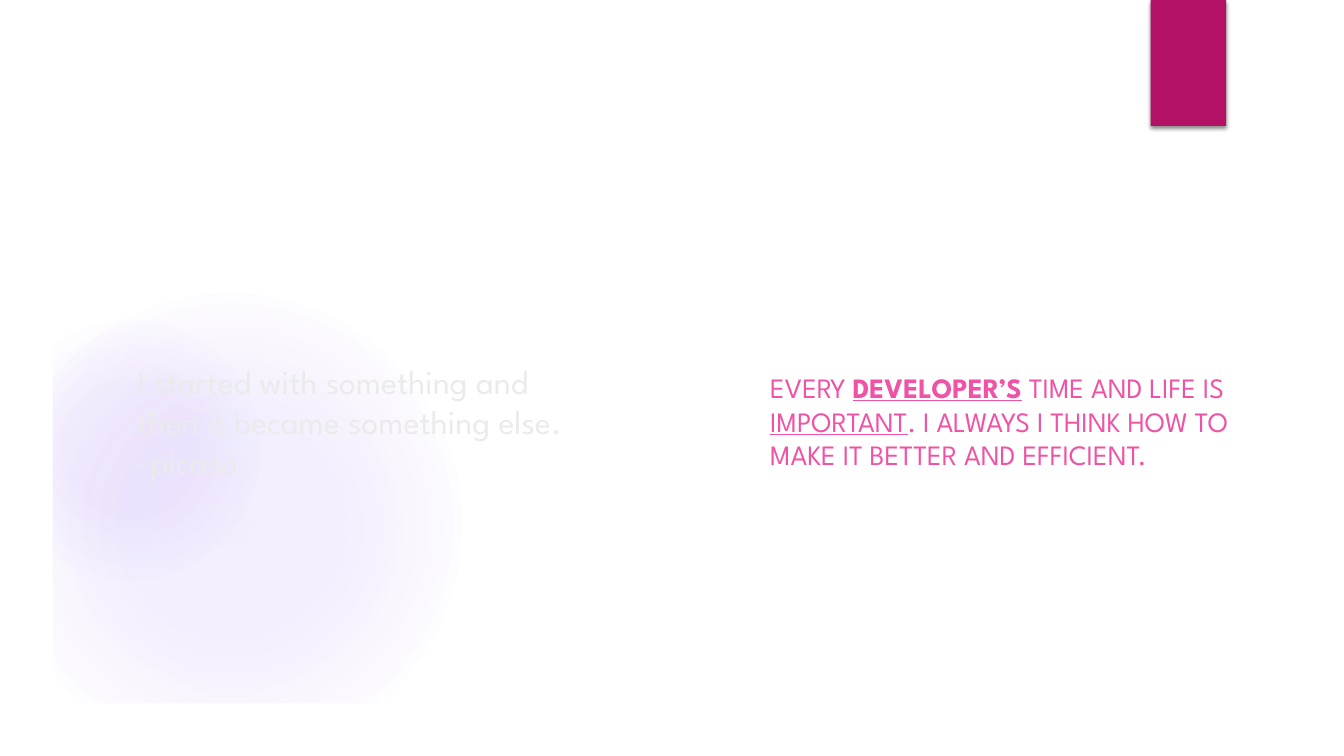
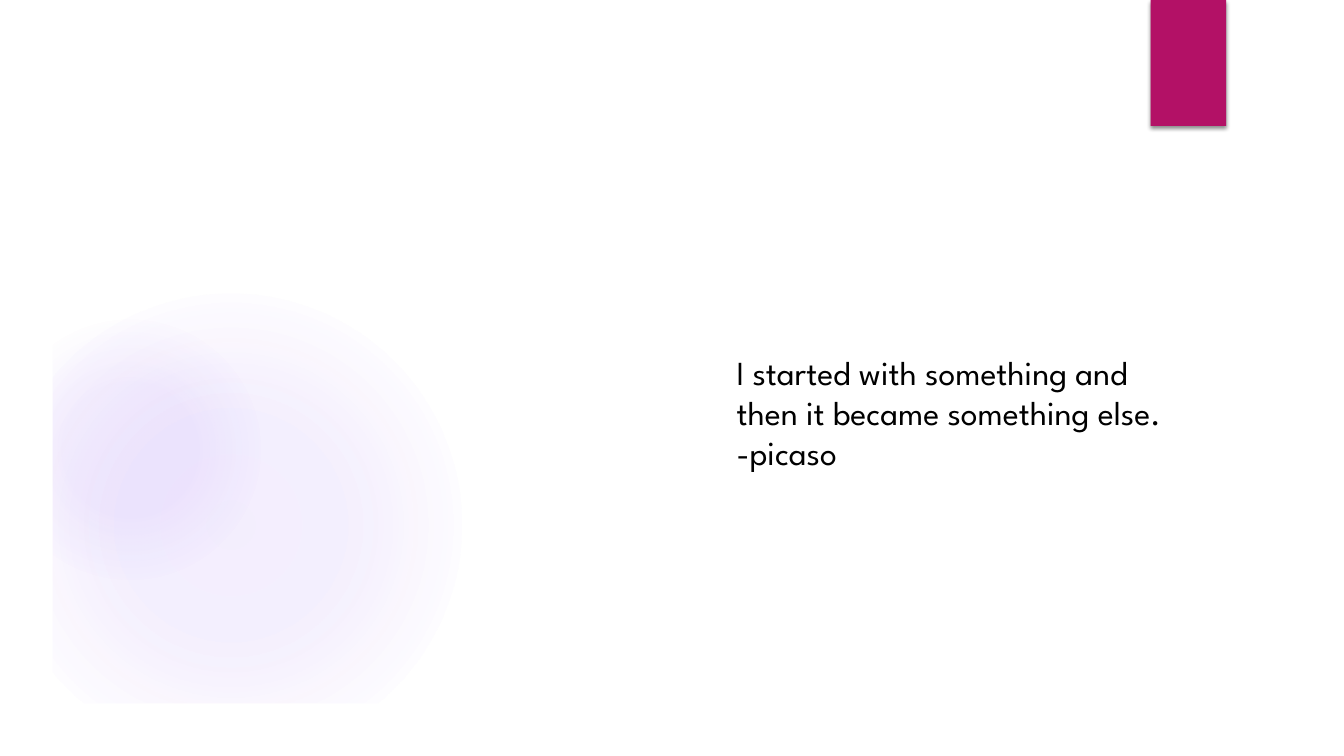
Before and after one commit to accorddeveloper/ASP.NET-MVC-Bootstrapper-Installed-Example, a slide deck: slide 22 of Presentation.pptx (slide 13 before the commit). Drawn at 1344x756 pixels with LibreOffice and Linux fonts; fonts in the diff are those of the drawing; background and template pictures are left out. Boxes give left, top, right and bottom in pixels: in the first picture for what was removed or moved away, otherwise in the second. Text is boxed around its words. In the diff, an @@ line names an element or a change of style, - is before the commit and + after.

Commit message:
ppt added

```diff
--- a/Presentation.pptx
+++ b/Presentation.pptx
@@ title "I started with something and ...": place and size @@
-title "I started with something and ..." at bbox=[127, 295, 607, 547]
+title "I started with something and ..." at bbox=[737, 362, 1161, 472]
@@ title "I started with something and ..." at bbox=[737, 362, 1161, 472]: text colour #EBEBEB to #000000 @@
@@ text removed at bbox=[770, 379, 1228, 466] @@
-EVERY DEVELOPER’S TIME AND LIFE IS IMPORTANT. I ALWAYS I THINK HOW TO MAKE IT BETTER AND EFFICIENT.
```
Also in this commit, not shown: 7 other slides changed, 11 slides added, 2 slides removed, 1 other file.
